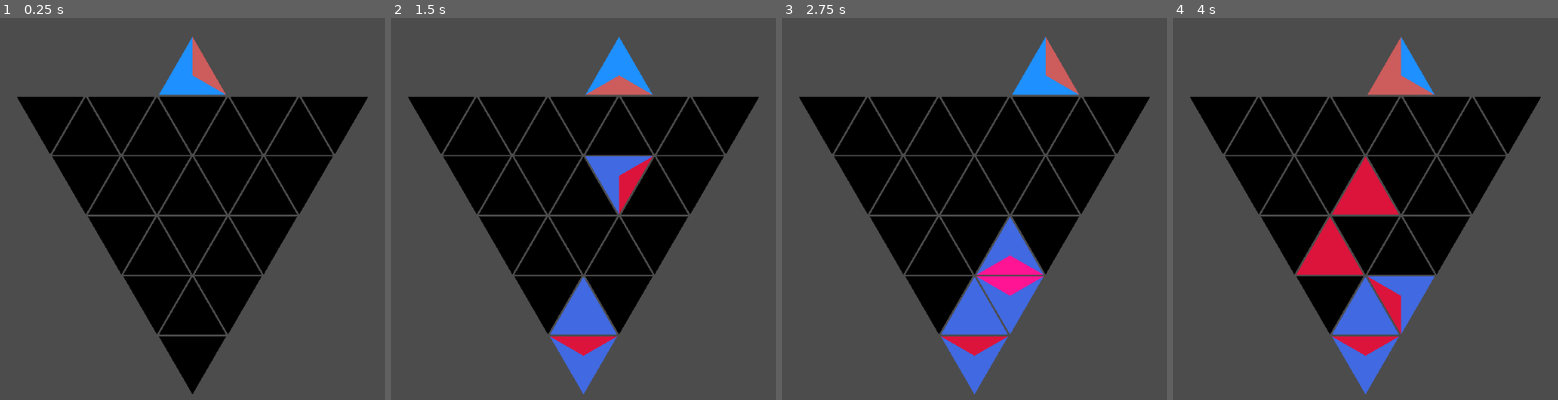
Above: before the commit, frames 1-4 (left to right).
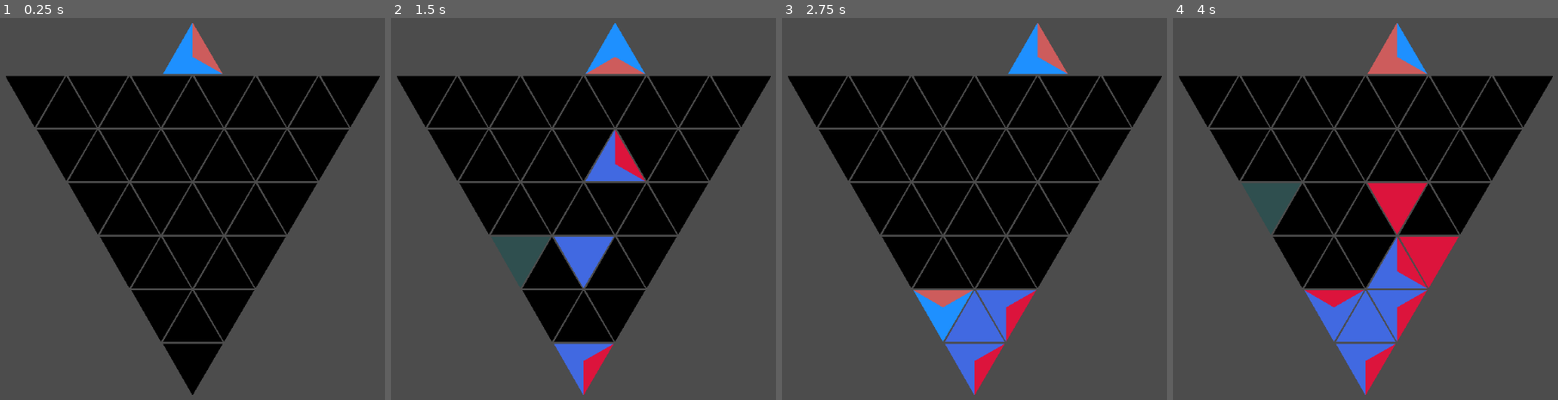
Above: after the commit, the same moments.

Repository: BoatsandJoes/tri-twist
Game: Godot game, scene res://scenes/Main.tscn
Two runs of this game, one before a commit and one after it. Both use one fixed random seed, a clock stepped at 60 frames per second and the inputs below.
Inputs (mouse positions are in pixels of both pictures, inside the frame that each line leads up to):
- Up to frame 1 (0.25 s): no input
- Up to frame 2 (1.5 s): tap Enter (ui_accept) at 0.5, 0.77 s; move the mouse to (548, 335) at 0.52 s; hold Right (ui_right) 0.53-1.28 s; click (548, 335) at 0.67 s; move the mouse to (514, 277) at 1.27 s; hold Down (ui_down) from 1.28 s (still down); click (514, 277) at 1.42 s
- Up to frame 3 (2.75 s): tap Enter (ui_accept) at 1.52 s; move the mouse to (939, 335) at 2.02 s; release Down (ui_down) at 2.03 s; hold Right (ui_right) from 2.03 s (still down); click (939, 335) at 2.17 s
- Up to frame 4 (4 s): move the mouse to (1369, 277) at 2.77 s; release Right (ui_right) at 2.78 s; hold Up (ui_up) 2.78-3.53 s; click (1369, 277) at 2.92 s; tap Enter (ui_accept) at 3.02, 3.77 s; move the mouse to (1261, 216) at 3.52 s; hold Left (ui_left) from 3.53 s (still down); click (1261, 216) at 3.67 s

The runs differ from the first frame. In frame 1, 12% of the frame differs, in the area x 1-99%, y 1-99%; in frame 2, 17%; in frame 3, 16%; in frame 4, 19%.

Commit message:
Tweaked gravity rules and fixed active piece display bug. Cell size is now dynamic.

Diff:
--- a/scenes/GameGrid.gd
+++ b/scenes/GameGrid.gd
@@ -5,13 +5,11 @@
 export (PackedScene) var TriangleCell
 export var gridBase: int
 export var gridHeight: int
-export var cellSize: int
 export var margin: int
+var cellSize: int
 var grid: Array = []
 var window: Rect2
 var gravityTimer: Timer
-enum Direction {LEFT, RIGHT, VERTICAL, VERTICAL_POINT}
-enum Rotation {CLOCKWISE, COUNTERCLOCKWISE}
 
 # Called when the node enters the scene tree for the first time.
 func _ready():
@@ -20,6 +18,7 @@
 
 # create grid and fill it with cells
 func initialize_grid():
+	cellSize = window.size[1] / (((gridHeight) * sqrt(3) + margin) / 2)
 	for rowIndex in gridHeight:
 		grid.append([])
 		for columnIndex in gridBase + 2 * rowIndex:
@@ -33,19 +32,17 @@
 	var direction: int
 	var neighborDirection: int
 	if (piece.columnIndex + piece.rowIndex) % 2 != 0:
-		direction = Direction.VERTICAL
-		neighborDirection = Direction.VERTICAL_POINT
+		direction = grid[0][0].Direction.VERTICAL
+		neighborDirection = grid[0][0].Direction.VERTICAL_POINT
 	else:
-		direction = Direction.VERTICAL_POINT
-		neighborDirection = Direction.VERTICAL
+		direction = grid[0][0].Direction.VERTICAL_POINT
+		neighborDirection = grid[0][0].Direction.VERTICAL
 	var neighbor: TriangleCell = grid[piece.rowIndex - 1][piece.columnIndex - 1]
 	if !neighbor.is_empty():
 		# Cannot fill.
 		return false
-	var leftNeighbor = get_neighbor(neighbor.rowIndex, neighbor.columnIndex, Direction.LEFT)
-	var rightNeighbor = get_neighbor(neighbor.rowIndex, neighbor.columnIndex, Direction.RIGHT)
-	neighbor.fill_from_neighbor(piece.leftColor, piece.rightColor, piece.verticalColor, neighborDirection,
-		!(leftNeighbor != null && leftNeighbor.is_empty()), !(rightNeighbor != null && rightNeighbor.is_empty()))
+	neighbor.fill_from_neighbor(piece.leftColor, piece.rightColor, piece.verticalColor,
+			neighborDirection, grid[0][0].Direction.VERTICAL)
 	clear_enclosed_areas()
 	return true
 
@@ -70,16 +67,16 @@
 # get neighbor of the cell with the passed index,
 # in the given direction. If off the edge, return null
 func get_neighbor(rowIndex: int, columnIndex: int, direction: int) -> TriangleCell:
-	if direction == Direction.LEFT && columnIndex > 0:
+	if direction == grid[0][0].Direction.LEFT && columnIndex > 0:
 		return grid[rowIndex][columnIndex - 1]
-	elif direction == Direction.RIGHT && columnIndex < grid[rowIndex].size() - 1:
+	elif direction == grid[0][0].Direction.RIGHT && columnIndex < grid[rowIndex].size() - 1:
 		return grid[rowIndex][columnIndex + 1]
-	elif (((grid[rowIndex][columnIndex].pointFacingUp && direction == Direction.VERTICAL)
-	|| (!grid[rowIndex][columnIndex].pointFacingUp && direction == Direction.VERTICAL_POINT))
+	elif (((grid[rowIndex][columnIndex].pointFacingUp && direction == grid[0][0].Direction.VERTICAL)
+	|| (!grid[rowIndex][columnIndex].pointFacingUp && direction == grid[0][0].Direction.VERTICAL_POINT))
 	&& rowIndex > 0):
 			return grid[rowIndex - 1][columnIndex - 1]
-	elif (((!grid[rowIndex][columnIndex].pointFacingUp && direction == Direction.VERTICAL)
-	|| (grid[rowIndex][columnIndex].pointFacingUp && direction == Direction.VERTICAL_POINT))
+	elif (((!grid[rowIndex][columnIndex].pointFacingUp && direction == grid[0][0].Direction.VERTICAL)
+	|| (grid[rowIndex][columnIndex].pointFacingUp && direction == grid[0][0].Direction.VERTICAL_POINT))
 	&& rowIndex < grid.size() - 1):
 		return grid[rowIndex + 1][columnIndex + 1]
 	return null
@@ -96,18 +93,10 @@
 func move_neighbor_here(rowIndex: int, columnIndex: int, direction: int) -> bool:
 	var neighbor = get_neighbor(rowIndex, columnIndex, direction)
 	if neighbor != null && !neighbor.is_empty():
-		var leftNeighborFilled = false;
-		var rightNeighborFilled = false;
-		if direction == Direction.VERTICAL:
-			# get other neighbor info if we need it
-			var leftNeighbor = get_neighbor(rowIndex, columnIndex, Direction.LEFT)
-			var rightNeighbor = get_neighbor(rowIndex, columnIndex, Direction.RIGHT)
-			leftNeighborFilled = leftNeighbor == null || (leftNeighbor != null && !leftNeighbor.is_empty())
-			rightNeighborFilled = rightNeighbor == null || (rightNeighbor != null && !rightNeighbor.is_empty())
 		# copy
 		grid[rowIndex][columnIndex].fill_from_neighbor(
 			neighbor.leftColor, neighbor.rightColor, neighbor.verticalColor,
-			direction, leftNeighborFilled, rightNeighborFilled)
+			direction, neighbor.tumbleDirection)
 		# clear neighbor
 		grid[neighbor.rowIndex][neighbor.columnIndex].clear(neighbor.colors.size() - 1)
 		return true
@@ -129,18 +118,18 @@
 		grid[rowIndex][columnIndex].clear(grid[rowIndex][columnIndex].colors.size() - 1)
 	elif event.button_index == 8 || event.button_index == 9 || event.button_index == 1 || event.button_index == 2:
 		# rotate
-		var leftNeighbor = get_neighbor(rowIndex, columnIndex, Direction.LEFT)
-		var rightNeighbor = get_neighbor(rowIndex, columnIndex, Direction.RIGHT)
-		var verticalNeighbor = get_neighbor(rowIndex, columnIndex, Direction.VERTICAL)
+		var leftNeighbor = get_neighbor(rowIndex, columnIndex, grid[0][0].Direction.LEFT)
+		var rightNeighbor = get_neighbor(rowIndex, columnIndex, grid[0][0].Direction.RIGHT)
+		var verticalNeighbor = get_neighbor(rowIndex, columnIndex, grid[0][0].Direction.VERTICAL)
 		# move disallowed if one neighbor is off the grid or being cleared
 		if (leftNeighbor != null && rightNeighbor != null && verticalNeighbor != null
 		&& !grid[rowIndex][columnIndex].is_marked_for_clear() && !leftNeighbor.is_marked_for_clear()
 		&& !rightNeighbor.is_marked_for_clear() && !verticalNeighbor.is_marked_for_clear()):
 			var rotation
 			if event.button_index == 8 || event.button_index == 1:
-				rotation = Rotation.COUNTERCLOCKWISE
+				rotation = grid[rowIndex][columnIndex].Rotation.COUNTERCLOCKWISE
 			else:
-				rotation = Rotation.CLOCKWISE
+				rotation = grid[rowIndex][columnIndex].Rotation.CLOCKWISE
 			grid[rowIndex][columnIndex].spin(rotation)
 			# rotate neighbors same way
 			leftNeighbor.spin(rotation)
@@ -209,21 +198,21 @@
 
 	# Check neighbors for other cells that might be part of this area
 	if cell.leftColor == color:
-		var neighbor = get_neighbor(cell.rowIndex, cell.columnIndex, Direction.LEFT)
+		var neighbor = get_neighbor(cell.rowIndex, cell.columnIndex, grid[0][0].Direction.LEFT)
 		if neighbor != null && neighbor.rightColor == color:
 			partialResult = get_area(neighbor, color, partialResult)
 		else:
 			# area is not enclosed
 			partialResult[1] = false
 	if cell.rightColor == color:
-		var neighbor = get_neighbor(cell.rowIndex, cell.columnIndex, Direction.RIGHT)
+		var neighbor = get_neighbor(cell.rowIndex, cell.columnIndex, grid[0][0].Direction.RIGHT)
 		if neighbor != null && neighbor.leftColor == color:
 			partialResult = get_area(neighbor, color, partialResult)
 		else:
 			# area is not enclosed
 			partialResult[1] = false
 	if cell.verticalColor == color:
-		var neighbor = get_neighbor(cell.rowIndex, cell.columnIndex, Direction.VERTICAL)
+		var neighbor = get_neighbor(cell.rowIndex, cell.columnIndex, grid[0][0].Direction.VERTICAL)
 		if neighbor != null && neighbor.verticalColor == color:
 			partialResult = get_area(neighbor, color, partialResult)
 		else:
@@ -244,15 +233,15 @@
 		var move: Array
 		if !emptyCell.pointFacingUp:
 			# Try to fill from above
-			move = get_move(emptyCell.rowIndex, emptyCell.columnIndex, Direction.VERTICAL)
+			move = get_move(emptyCell.rowIndex, emptyCell.columnIndex, grid[0][0].Direction.VERTICAL)
 		else:
 			# Try to fill from side
-			move = get_move(emptyCell.rowIndex, emptyCell.columnIndex, Direction.RIGHT)
+			move = get_move(emptyCell.rowIndex, emptyCell.columnIndex, grid[0][0].Direction.RIGHT)
 			if move == []:
-				move = get_move(emptyCell.rowIndex, emptyCell.columnIndex, Direction.LEFT)
+				move = get_move(emptyCell.rowIndex, emptyCell.columnIndex, grid[0][0].Direction.LEFT)
 				if move == []:
 					# Fill from above the point
-					move = get_move(emptyCell.rowIndex, emptyCell.columnIndex, Direction.VERTICAL_POINT)
+					move = get_move(emptyCell.rowIndex, emptyCell.columnIndex, grid[0][0].Direction.VERTICAL_POINT)
 		if (move != []):
 			moves.append(move)
 	# update grid at THIS point, so that pieces don't get double pulled
--- a/scenes/GameGrid.tscn
+++ b/scenes/GameGrid.tscn
@@ -7,8 +7,7 @@
 script = ExtResource( 1 )
 TriangleCell = ExtResource( 2 )
 gridBase = 1
-gridHeight = 5
-cellSize = 100
+gridHeight = 6
 margin = 3
 
 [node name="GravityTimer" type="Timer" parent="."]
--- a/scenes/TriangleCell.gd
+++ b/scenes/TriangleCell.gd
@@ -3,6 +3,8 @@
 
 var size: int
 # last color is the null color, for empty cells
+enum Direction {LEFT, RIGHT, VERTICAL, VERTICAL_POINT}
+enum Rotation {CLOCKWISE, COUNTERCLOCKWISE}
 const colors = [Color.royalblue, Color.crimson, Color.black]
 const focusColors = [Color.dodgerblue, Color.indianred, Color.darkslategray]
 const highlightColors = [Color.deepskyblue, Color.deeppink]
@@ -15,10 +17,11 @@
 var columnIndex: int
 var inGrid
 var autofillMode = false
+var tumbleDirection
 
 # Called when the node enters the scene tree for the first time.
 func _ready():
-	pass
+	tumbleDirection = Direction.VERTICAL
 
 # Call after instantiation to initialize.
 func init(triangleSize: int, triRowIndex: int, triColumnIndex: int, cellPostion: Vector2, isInGrid: bool):
@@ -82,15 +85,22 @@
 	update_colors_visually()
 
 func fill_from_neighbor(neighborLeftColor: int, neighborRightColor: int, neighborVerticalColor: int, direction: int,
-		isLeftNeighborFilled: bool, isRightNeighborFilled: bool):
-	if (direction == get_parent().Direction.LEFT ||
-	(isRightNeighborFilled && direction == get_parent().Direction.VERTICAL)):
+		tumblingDirection: int):
+	if direction == Direction.VERTICAL || direction == Direction.VERTICAL_POINT:
+		tumbleDirection = tumblingDirection
+		if tumblingDirection == Direction.VERTICAL:
+			set_colors(neighborLeftColor, neighborRightColor, neighborVerticalColor)
+		elif ((tumblingDirection == Direction.RIGHT && pointFacingUp) ||
+				(tumblingDirection == Direction.LEFT && !pointFacingUp)):
+			set_colors(neighborLeftColor, neighborVerticalColor, neighborRightColor)
+		else:
+			set_colors(neighborVerticalColor, neighborRightColor, neighborLeftColor)
+	elif direction == Direction.LEFT:
+		tumbleDirection = Direction.RIGHT
 		set_colors(neighborLeftColor, neighborVerticalColor, neighborRightColor)
-	elif (direction == get_parent().Direction.RIGHT ||
-	(isLeftNeighborFilled && direction == get_parent().Direction.VERTICAL)):
-		set_colors(neighborVerticalColor, neighborRightColor,neighborLeftColor)
-	else:
-		set_colors(neighborLeftColor, neighborRightColor, neighborVerticalColor)
+	elif direction == Direction.RIGHT:
+		set_colors(neighborVerticalColor, neighborRightColor, neighborLeftColor)
+		tumbleDirection = Direction.LEFT
 
 func update_colors_visually():
 	if cellFocused:
@@ -112,13 +122,14 @@
 
 func spin(rotation: int):
 	if !is_marked_for_clear():
-		if ((rotation == get_parent().Rotation.COUNTERCLOCKWISE && !pointFacingUp)
-				|| (rotation == get_parent().Rotation.CLOCKWISE && pointFacingUp)):
+		if ((rotation == Rotation.COUNTERCLOCKWISE && !pointFacingUp)
+				|| (rotation == Rotation.CLOCKWISE && pointFacingUp)):
 			set_colors(verticalColor, leftColor, rightColor)
 		else:
 			set_colors(rightColor, verticalColor, leftColor)
 
 func clear(color: int):
+	tumbleDirection = Direction.VERTICAL
 	if (color == colors.size() - 1 && !is_marked_for_clear()):
 		# Immediately blank tile.
 		set_colors(colors.size() - 1, colors.size() - 1, colors.size() - 1)
--- a/scenes/TriangleDropper.gd
+++ b/scenes/TriangleDropper.gd
@@ -13,18 +13,11 @@
 	add_child(gameGrid)
 	activePiece = TriangleCell.instance()
 	# draw active piece as though it were one row higher than the top row
-	if gameGrid.gridHeight % 2 == 0:
-		# Don't need to flip piece
-		activePiece.init(gameGrid.cellSize, gameGrid.gridHeight, (gameGrid.grid[-1].size() + 1) / 2,
-		gameGrid.get_position_for_cell(
-			gameGrid.gridHeight, (gameGrid.grid[-1].size() + 1) / 2, true), false)
-	else:
-		# Piece would need to be flipped, so we draw it one to the left and then slide it into place.
-		activePiece.init(gameGrid.cellSize, gameGrid.gridHeight, ((gameGrid.grid[-1].size() + 1) / 2) - 1,
-		gameGrid.get_position_for_cell(
-			gameGrid.gridHeight, (gameGrid.grid[-1].size() + 1) / 2, true), false)
-		activePiece.columnIndex = activePiece.columnIndex + 1
-		activePiece.position = gameGrid.get_position_for_cell(gameGrid.gridHeight, activePiece.columnIndex, true)
+	# Draw it on the left where it will always be oriented correctly, and then slide it into place.
+	activePiece.init(gameGrid.cellSize, gameGrid.gridHeight, 1,
+	gameGrid.get_position_for_cell(gameGrid.gridHeight, 1, true), false)
+	activePiece.columnIndex = gameGrid.gridBase / 2 + gameGrid.gridHeight
+	activePiece.position = gameGrid.get_position_for_cell(gameGrid.gridHeight, activePiece.columnIndex, true)
 	activePiece.fill_randomly()
 	activePiece.cellFocused = true
 	activePiece.update_colors_visually()
Not shown, changed: README.md
